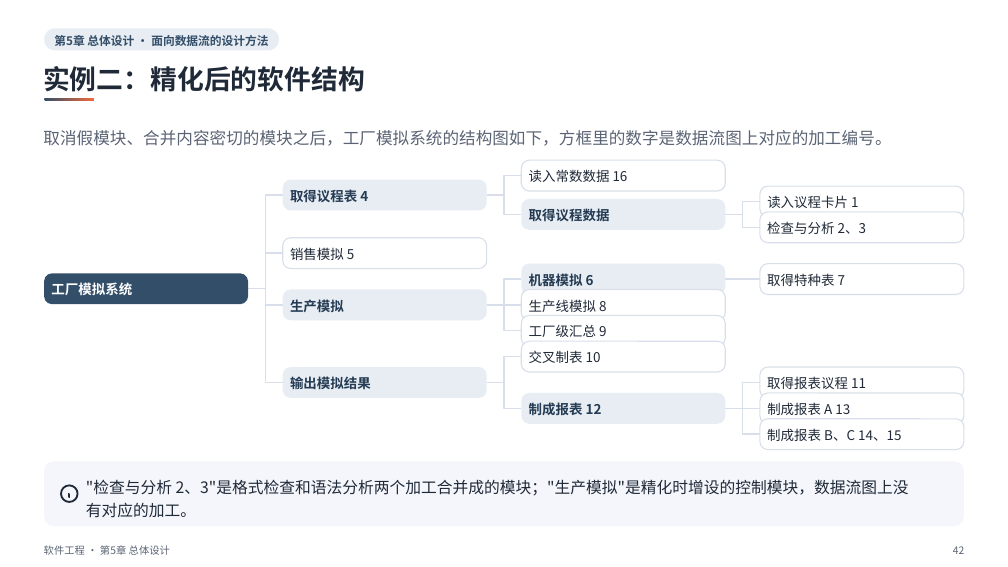
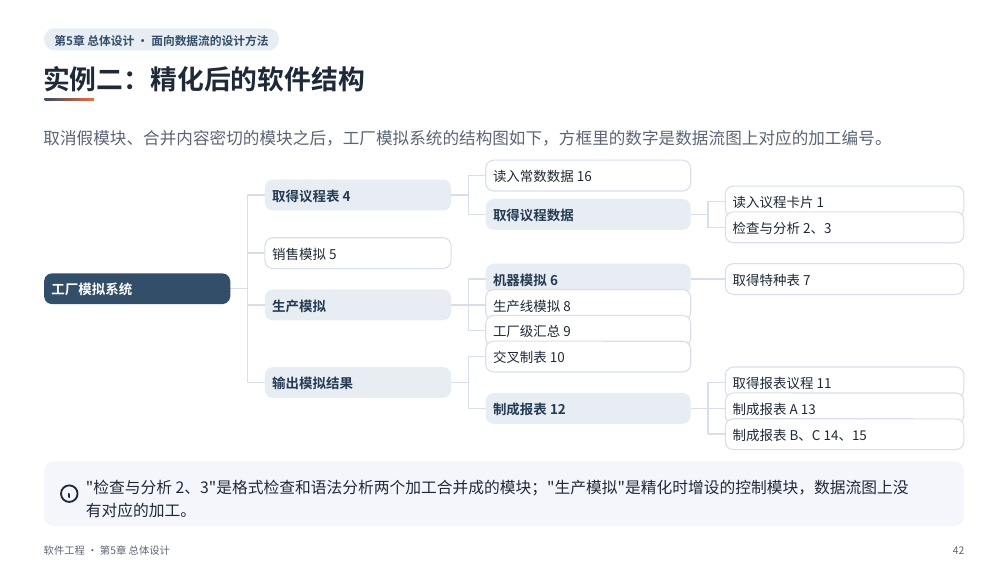
Before and after one commit to sweetcornna/JLU-remake, a slide deck: slide 42 of 大三上/软件工程/重制版PPT/第5章 总体设计（重制版）.pptx. Drawn at 1008x567 pixels with LibreOffice and Linux fonts; fonts in the diff are those of the drawing. Boxes give left, top, right and bottom in pixels: in the first picture for what was removed or moved away, otherwise in the second. Text is boxed around its words. In the diff, an @@ line names an element or a change of style, - is before the commit and + after.

```diff
--- a/大三上/软件工程/重制版PPT/第5章 总体设计（重制版）.pptx
+++ b/大三上/软件工程/重制版PPT/第5章 总体设计（重制版）.pptx
@@ rounded rectangle: place and size @@
-rounded rectangle at box(283, 180, 487, 211)
+rounded rectangle at box(265, 180, 451, 211)
@@ rounded rectangle: place and size @@
-rounded rectangle at box(760, 186, 964, 217)
+rounded rectangle at box(725, 186, 964, 217)
@@ rounded rectangle: place and size @@
-rounded rectangle at box(283, 237, 487, 268)
+rounded rectangle at box(265, 237, 451, 268)
@@ rounded rectangle: place and size @@
-rounded rectangle at box(760, 212, 964, 243)
+rounded rectangle at box(725, 212, 964, 243)
@@ rounded rectangle: place and size @@
-rounded rectangle at box(760, 264, 964, 295)
+rounded rectangle at box(725, 264, 964, 295)
@@ rounded rectangle: place and size @@
-rounded rectangle at box(44, 274, 248, 305)
+rounded rectangle at box(44, 274, 230, 305)
@@ 4 freeform shapes: place and size @@
-4 freeform shapes at box(248, 195, 283, 383)
+4 freeform shapes at box(231, 195, 265, 383)
@@ rounded rectangle: place and size @@
-rounded rectangle at box(283, 290, 487, 321)
+rounded rectangle at box(265, 290, 451, 321)
@@ rounded rectangle: place and size @@
-rounded rectangle at box(283, 368, 487, 399)
+rounded rectangle at box(265, 368, 451, 399)
@@ 4 texts: place and size @@
-4 texts at box(290, 189, 371, 389)
+4 texts at box(272, 189, 353, 389)
@@ rounded rectangle: place and size @@
-rounded rectangle at box(760, 368, 964, 399)
+rounded rectangle at box(725, 368, 964, 399)
@@ 13 texts, 13 freeform shapes, 7 rounded rectangles: place and size @@
-13 texts, 13 freeform shapes, 7 rounded rectangles at box(487, 160, 901, 441)
+13 texts, 13 freeform shapes, 7 rounded rectangles at box(451, 160, 867, 441)
@@ rounded rectangle: place and size @@
-rounded rectangle at box(760, 393, 964, 424)
+rounded rectangle at box(725, 393, 964, 424)
@@ rounded rectangle: place and size @@
-rounded rectangle at box(760, 419, 964, 450)
+rounded rectangle at box(725, 419, 964, 450)
```
Also in this commit, not shown: 34 other slides changed, 3 other files.
